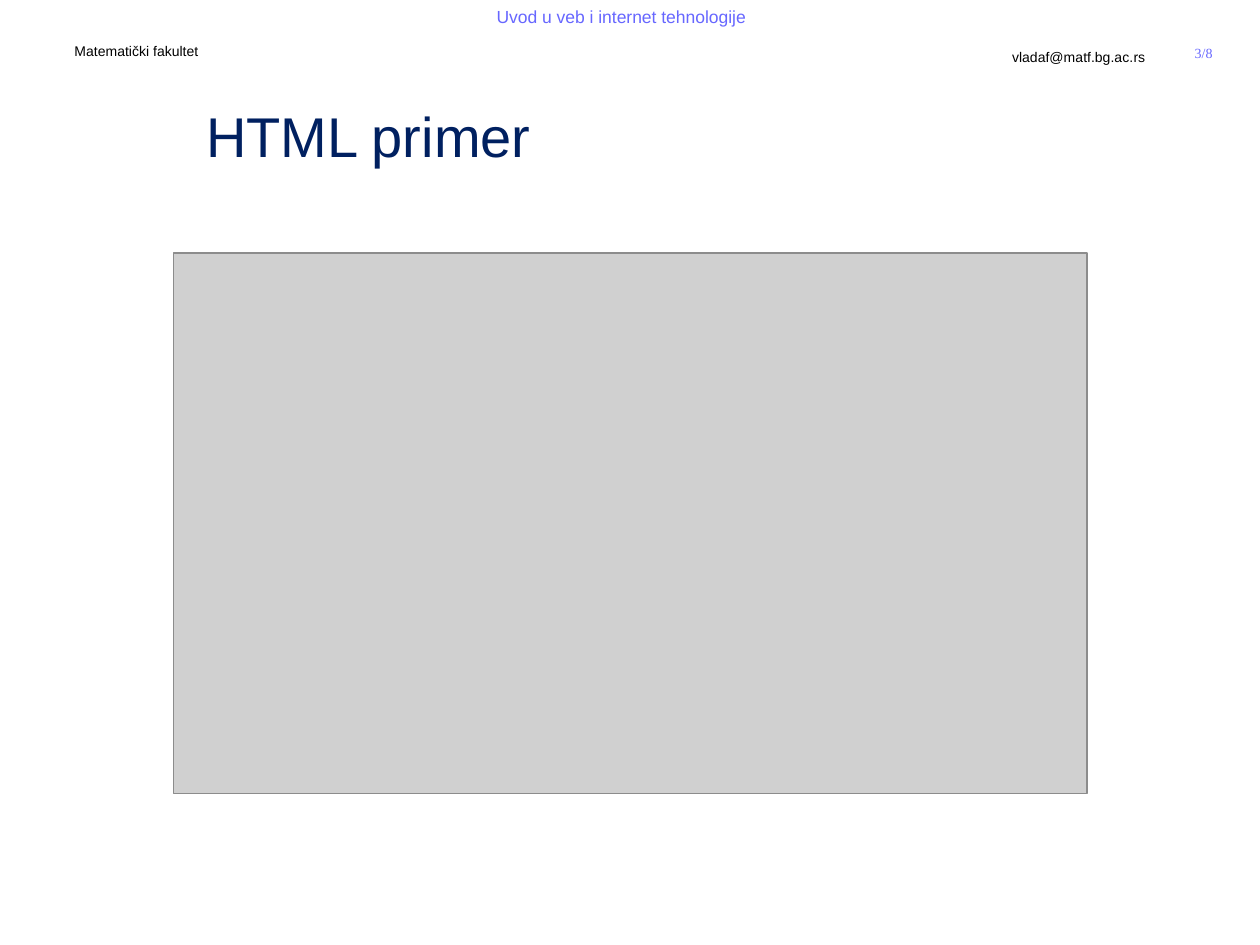
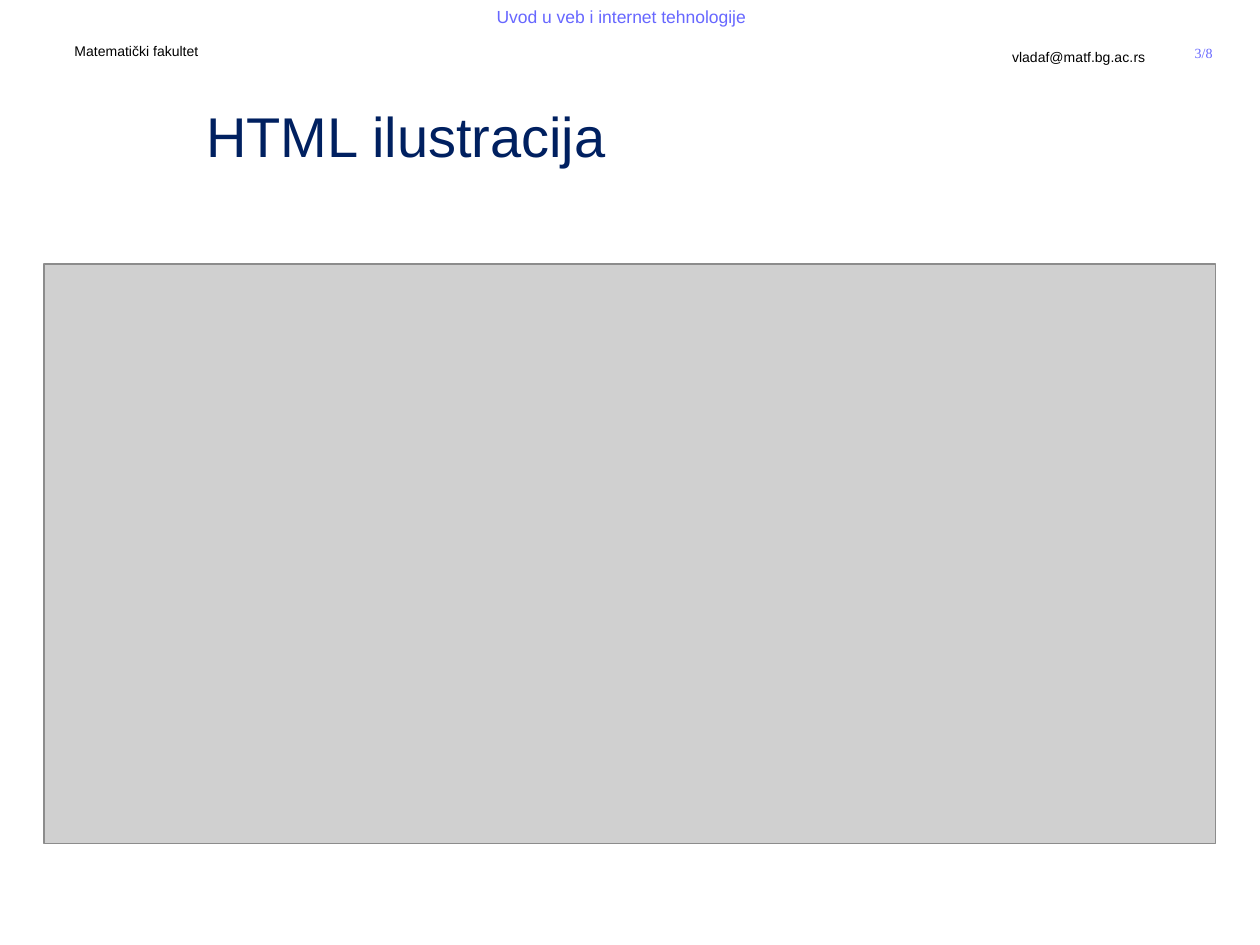
Before and after one commit to MatfUVIT/info, a slide deck: slide 3 of predavanja/prezentacije/UVIT03-01-HTML 5.pptx. Drawn at 1260x945 pixels with LibreOffice and Linux fonts; fonts in the diff are those of the drawing; grey boxes stand for pictures; background and template pictures are left out. Boxes give left, top, right and bottom in pixels: in the first picture for what was removed or moved away, otherwise in the second. Text is boxed around its words. In the diff, an @@ line names an element or a change of style, - is before the commit and + after.

```diff
--- a/predavanja/prezentacije/UVIT03-01-HTML 5.pptx
+++ b/predavanja/prezentacije/UVIT03-01-HTML 5.pptx
@@ title at [206,116,605,168]: text changed @@
-HTML primer
+HTML ilustracija
@@ picture: place and size @@
-picture at [174,253,1087,794]
+picture at [44,265,1216,844]
```
Also in this commit, not shown: 3 other slides changed, 4 other files.
